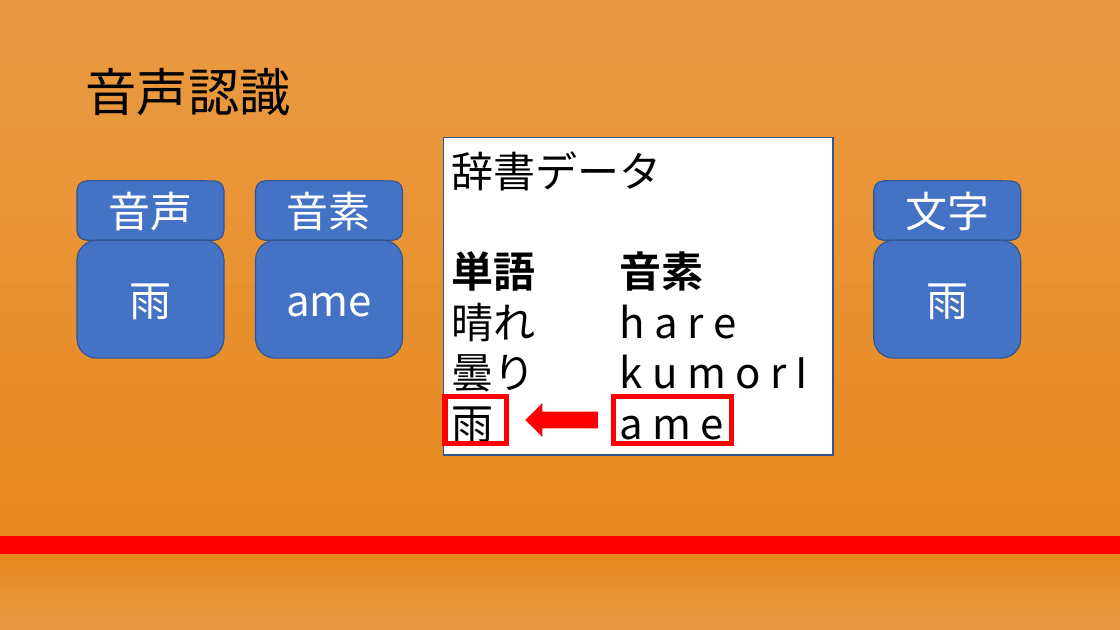
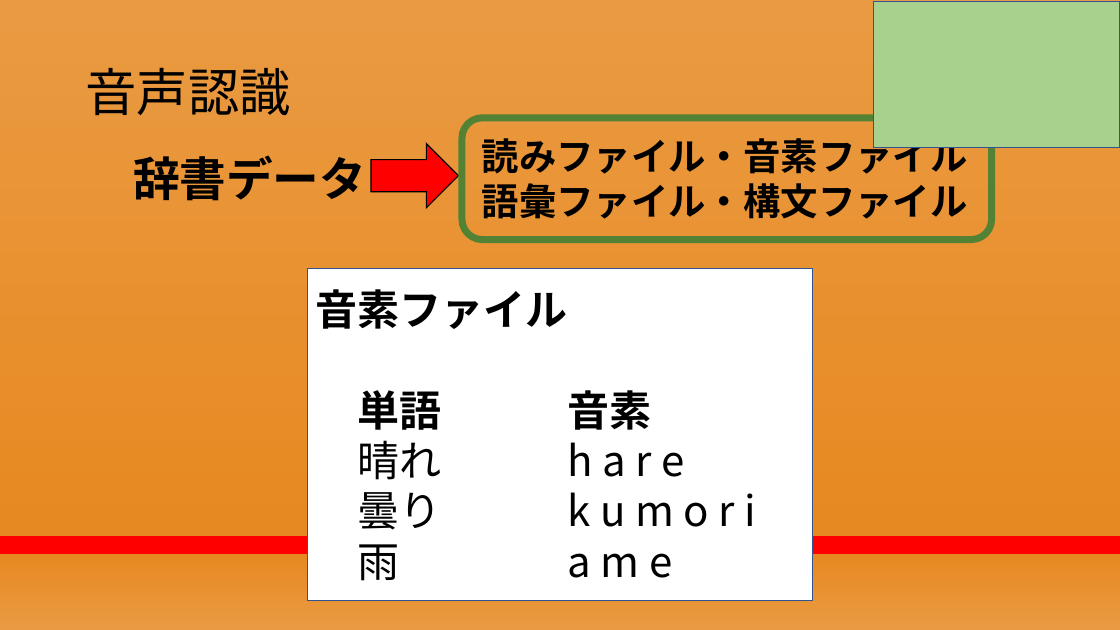
Before and after one commit to RikiishiSuzunosuke/AIspeaker_yosie, a slide deck: slide 8 of presentation/AIスピーカー開発_2.pptx. Drawn at 1120x630 pixels with LibreOffice and Linux fonts; fonts in the diff are those of the drawing. Boxes give left, top, right and bottom in pixels: in the first picture for what was removed or moved away, otherwise in the second. Text is boxed around its words. In the diff, an @@ line names an element or a change of style, - is before the commit and + after.

```diff
--- a/presentation/AIスピーカー開発_2.pptx
+++ b/presentation/AIスピーカー開発_2.pptx
@@ rectangle added at (874,2,1120,148), fill #A9D18E, outline #325491 1 pt @@
@@ rounded rectangle added at (462,118,992,239), outline #548235 6 pt @@
@@ right arrow added at (371,144,459,208), fill #FF0000, outline #000000 1 pt @@
@@ text added at (482,132,967,219), 32 pt, text #000000, bold @@
+読みファイル・音素ファイル
+語彙ファイル・構文ファイル
@@ text added at (133,155,366,201), 40 pt, text #000000, bold @@
+辞書データ
@@ rounded rectangle removed at (77,181,224,240) @@
-音声
@@ rounded rectangle removed at (255,181,402,240) @@
-音素
@@ rounded rectangle removed at (874,181,1021,240) @@
-文字
@@ rounded rectangle removed at (77,240,224,358) @@
-雨
@@ rounded rectangle removed at (255,240,402,358) @@
-ame
@@ rectangle "音素ファイル": place and size @@
-rectangle "音素ファイル" at (444,138,833,455)
+rectangle "音素ファイル" at (308,269,812,600)
@@ rounded rectangle removed at (874,240,1021,358) @@
-雨
@@ text in rectangle at (316,289,568,329): text changed; bold on @@
-辞書データ
+音素ファイル
@@ rectangle removed at (445,397,507,444) @@
@@ left arrow removed at (526,404,597,436) @@
@@ rectangle removed at (614,397,732,444) @@
@@ text in rectangle at (568,492,756,527): text changed @@
-曇り k u m o r I
+曇り k u m o r i
```
Also in this commit, not shown: 5 other slides changed, 3 slides added, 5 slides removed, 4 other files.
